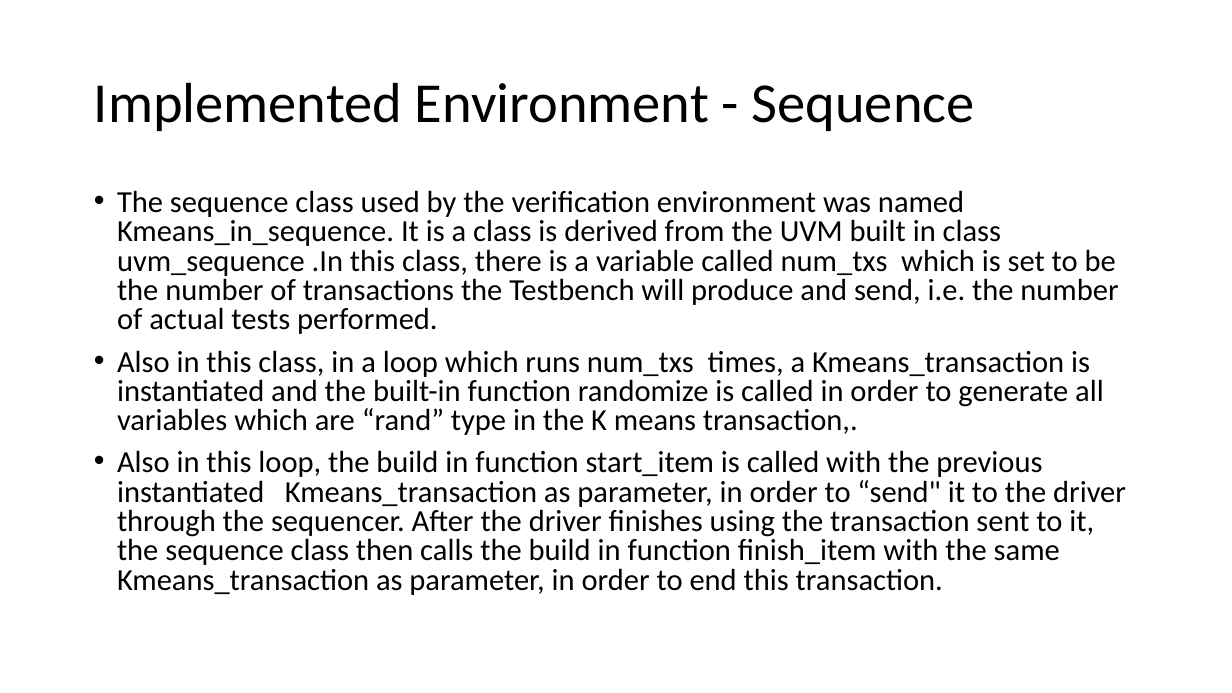
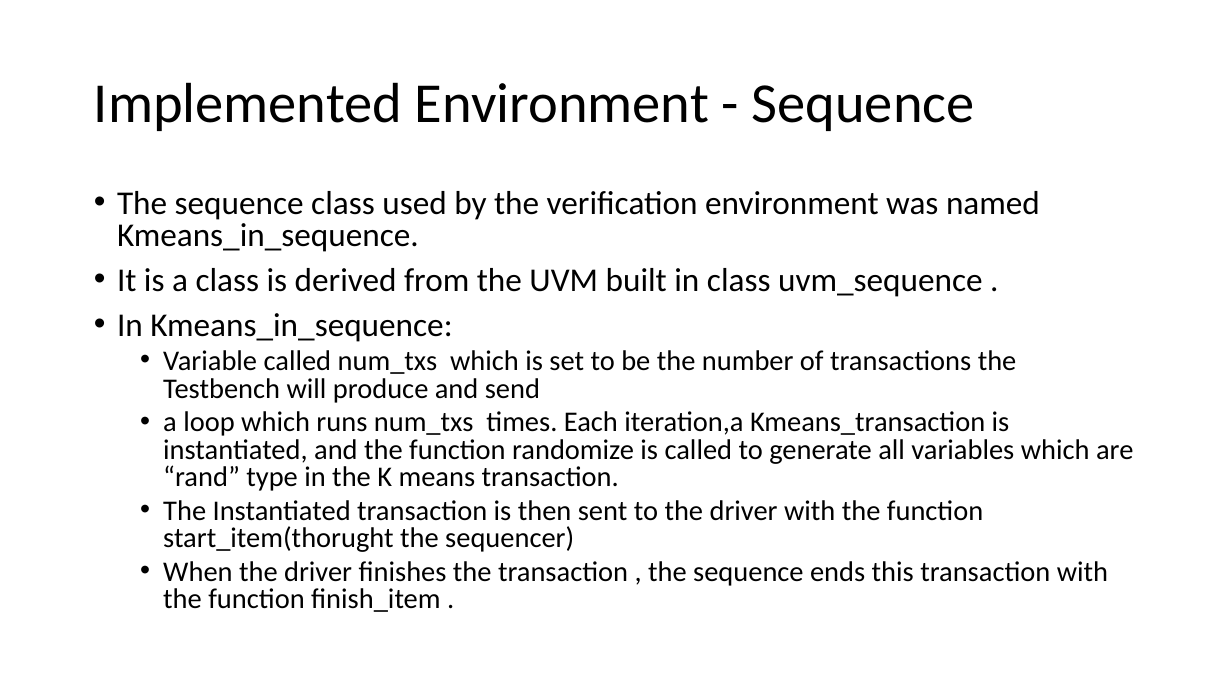
Before and after one commit to liotahuf/UVM_project, a slide deck: slide 19 of Final presentation.pptx. Drawn at 1232x693 pixels with LibreOffice and Linux fonts; fonts in the diff are those of the drawing. Boxes give left, top, right and bottom in pixels: in the first picture for what was removed or moved away, otherwise in the second. Text is boxed around its words. In the diff, an @@ line names an element or a change of style, - is before the commit and + after.

```diff
--- a/Final presentation.pptx
+++ b/Final presentation.pptx
@@ text at bbox=[117, 191, 1133, 612]: text changed; size 23.8 to 22.2 pt @@
-• The sequence class used by the verification environment was named Kmeans_in_sequence. It is a class is derived from the UVM built in class uvm_sequence .In this class, there is a variable called num_txs which is set to be the number of transactions the Testbench will produce and send, i.e. the number of actual tests performed.
-• Also in this class, in a loop which runs num_txs times, a Kmeans_transaction is instantiated and the built-in function randomize is called in order to generate all variables which are “rand” type in the K means transaction,.
-• Also in this loop, the build in function start_item is called with the previous instantiated Kmeans_transaction as parameter, in order to “send" it to the driver through the sequencer. After the driver finishes using the transaction sent to it, the sequence class then calls the build in function finish_item with the same Kmeans_transaction as parameter, in order to end this transaction.
+• The sequence class used by the verification environment was named Kmeans_in_sequence.
+• It is a class is derived from the UVM built in class uvm_sequence .
+• In Kmeans_in_sequence:
+  • Variable called num_txs which is set to be the number of transactions the Testbench will produce and send
+  • a loop which runs num_txs times. Each iteration,a Kmeans_transaction is instantiated, and the function randomize is called to generate all variables which are “rand” type in the K means transaction.
+  • The Instantiated transaction is then sent to the driver with the function start_item(thorught the sequencer)
+  • When the driver finishes the transaction , the sequence ends this transaction with the function finish_item .
```
Also in this commit, not shown: 14 other slides changed.
